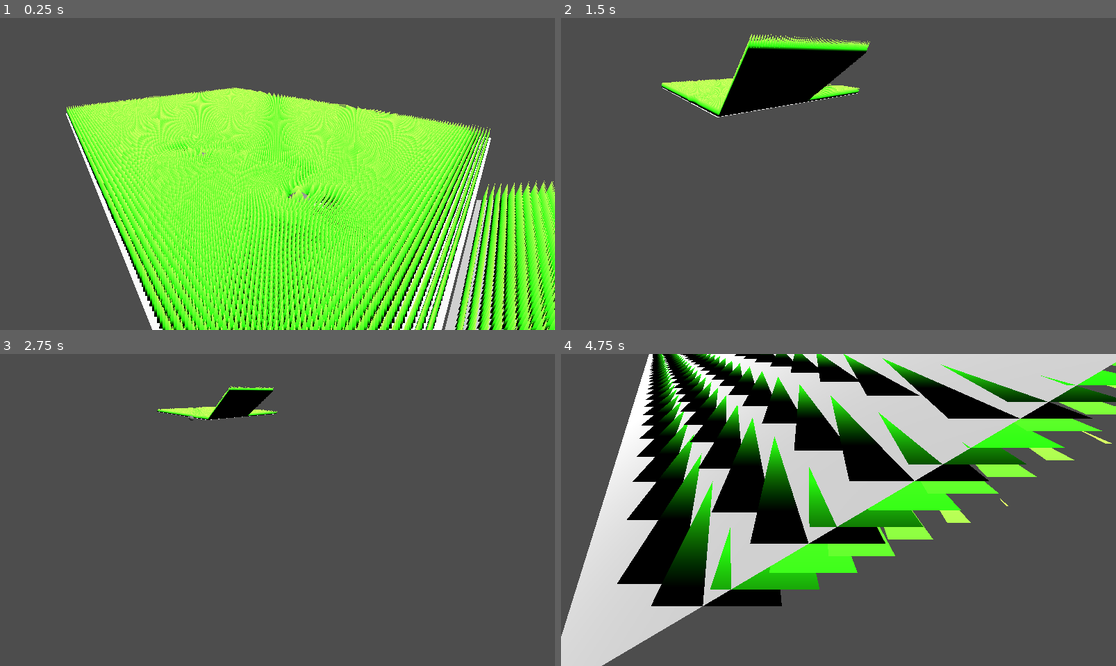
Above: before the commit, frames 1-4 (two rows, left to right).
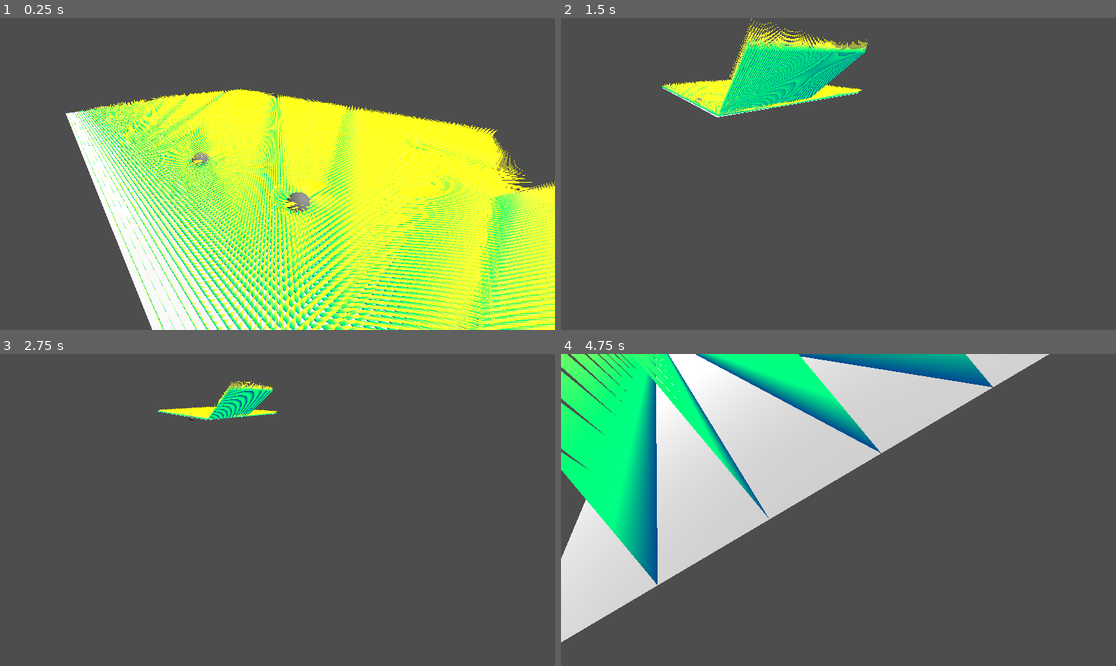
Above: after the commit, the same moments.

Repository: JuhisRasis/MultiInstancing-GrassShader
Game: Godot game, scene res://Scenes/GrassScene.tscn
Two runs of this game, one before a commit and one after it. Both use one fixed random seed, a clock stepped at 60 frames per second and the inputs below.
Inputs (mouse positions are in pixels of both pictures, inside the frame that each line leads up to):
- Up to frame 1 (0.25 s): no input
- Up to frame 2 (1.5 s): move the mouse to (960, 158) at 0.52 s; hold D (move_right) 0.53-1.28 s; tap Mouse wheel down (move_down) at 0.6 s; move the mouse to (727, 189) at 1.27 s; hold S (move_back) from 1.28 s (still down); tap Mouse wheel up (move_up) at 1.35 s
- Up to frame 3 (2.75 s): move the mouse to (333, 441) at 2.02 s; release S (move_back) at 2.03 s; hold D (move_right) from 2.03 s (still down); hold Right mouse button (ms5Down) from 2.03 s (still down)
- Up to frame 4 (4.75 s): move the mouse to (810, 572) at 2.77 s; release D (move_right) at 2.78 s; release Right mouse button (ms5Down) at 2.78 s; hold W (move_forward) 2.78-3.53 s; tap Mouse wheel down (move_down) at 2.85 s; tap Enter at 3.5 s; move the mouse to (1005, 556) at 3.52 s; hold A (move_left) from 3.53 s (still down); tap Mouse wheel up (move_up) at 3.6 s; tap Space at 4.25 s; move the mouse to (672, 463) at 4.27 s; right-click (672, 463) at 4.35 s

The runs differ from the first frame. In frame 1, 54% of the frame differs, in the area x 12-100%, y 22-100%; in frame 2, 5.5%; in frame 3, 1.1%; in frame 4, 53%.

Commit message:
WavyNoise&InterractionFixes

Diff:
--- a/Res/GrassScene.tres
+++ b/Res/GrassScene.tres
@@ -1,15 +1,18 @@
-[gd_resource type="ShaderMaterial" load_steps=2 format=3 uid="uid://dud2k6o0g1p02"]
+[gd_resource type="ShaderMaterial" load_steps=3 format=3 uid="uid://dud2k6o0g1p02"]
 
 [ext_resource type="Shader" uid="uid://b1qwntqbkpgen" path="res://Shaders/GrassStrandMultiple.gdshader" id="1_g6bl6"]
+[ext_resource type="Texture2D" uid="uid://cdq841do8mxb1" path="res://Res/5311-v4.jpg" id="2_hivl7"]
 
 [resource]
 render_priority = 0
 shader = ExtResource("1_g6bl6")
+shader_parameter/windNoiseTexture = ExtResource("2_hivl7")
+shader_parameter/noiseScale = 3.0
 shader_parameter/pushAwayFromPos = Vector2(2, 1)
-shader_parameter/color_scale = 0.015
-shader_parameter/color_grad_height = -0.455
-shader_parameter/top_color = Vector4(50, 255, 25, 0)
-shader_parameter/bot_color = Vector4(0, 0, 0, 0)
-shader_parameter/interaction_power = 5.0
-shader_parameter/interaction_radius = 2.0
+shader_parameter/color_scale = 0.09
+shader_parameter/color_grad_height = -0.635
+shader_parameter/top_color = Vector4(24.715, 75.805, -3.135, 0)
+shader_parameter/bot_color = Vector4(0.1, 5, 1.5, 0)
+shader_parameter/interaction_power = -6.335
+shader_parameter/interaction_radius = 2.115
 shader_parameter/objectPositions = PackedVector3Array(0, 0, 0, 0, 0, 0)
--- a/Scenes/GrassScene.tscn
+++ b/Scenes/GrassScene.tscn
@@ -42,7 +42,7 @@
 [node name="WindDirection" type="Node3D" parent="Spin"]
 transform = Transform3D(1, 0, 0, 0, 1, 0, 0, 0, 1, 0.1, 0, 0)
 
-[node name="MeshInstance3D" type="MeshInstance3D" parent="Spin/WindDirection" groups=["Otus"]]
+[node name="MeshInstance3D" type="MeshInstance3D" parent="Spin/WindDirection" groups=["Interactable"]]
 mesh = SubResource("SphereMesh_gukim")
 
 [node name="Spin" type="Node3D" parent="Spin"]
@@ -52,13 +52,13 @@
 [node name="WindDirection" type="Node3D" parent="Spin/Spin"]
 transform = Transform3D(1, 0, 0, 0, 1, 0, 0, 0, 1, 0.1, 0, 0)
 
-[node name="MeshInstance3D" type="MeshInstance3D" parent="Spin/Spin/WindDirection" groups=["Otus"]]
+[node name="MeshInstance3D" type="MeshInstance3D" parent="Spin/Spin/WindDirection" groups=["Interactable"]]
 mesh = SubResource("SphereMesh_gukim")
 
 [node name="Node3D" type="Node3D" parent="."]
 
 [node name="Terrain3" parent="Node3D" instance=ExtResource("3_8yva2")]
-transform = Transform3D(0.450333, -0.26, 0, 0.26, 0.450333, 0, 0, 0, 0.52, 1.94807, 0.527682, 0)
+transform = Transform3D(0.450333, -0.26, 0, 0.26, 0.450333, 0, 0, 0, 0.52, 1.93525, 0.527682, 0)
 
 [node name="extends MultiMeshInstance3Dfunc _ready()_# Create the multimesh_multimesh = MultiMesh_new()# Set the format …(495 unchanged characters)…
 transform = Transform3D(1.92308, 0, 0, 0, 1.92308, 0, 0, 0, 1.92308, 0, 0, 0)
--- a/Scripts/FindGrassInteractableObjects.gd
+++ b/Scripts/FindGrassInteractableObjects.gd
@@ -7,17 +7,15 @@
 
 func _ready() -> void:
 
-	for i in get_tree().get_nodes_in_group("Otus"):
+	for i in get_tree().get_nodes_in_group("Interactable"):
 		positionsArray.push_back(i.global_position)
-		#.ShaderMaterial.set_shader_parameter("objectPositions", self.position)
-	print("a" + str(get_tree().get_nodes_in_group("Otus")))
+	print("a" + str(get_tree().get_nodes_in_group("Interactable")))
 
-	#.ShaderMaterial.set_shader_parameter("objectPositions", self.position)
 	pass
 
 func _process(delta: float) -> void:
 	var i2 = 0;
-	for i in get_tree().get_nodes_in_group("Otus"):
+	for i in get_tree().get_nodes_in_group("Interactable"):
 		positionsArray[i2] = i.global_position
 
 		i2 += 1
--- a/Scripts/MultiMeshGrassInstantiation.gd
+++ b/Scripts/MultiMeshGrassInstantiation.gd
@@ -3,6 +3,7 @@
 @export var shader : ShaderMaterial
 @export var ObjectToBeInstantiated : Mesh
 
+var windSwayScale = 0.5
 var meshVertAmount
 var meshFaces
 var globalPos
@@ -14,7 +15,7 @@
 var positionsArray = PackedVector3Array([])
 
 func _ready():
-	for i in get_tree().get_nodes_in_group("Otus"):
+	for i in get_tree().get_nodes_in_group("Interactable"):
 		positionsArray.push_back(i.global_position)
 
 	terrainMesh = terrain.get_child(0).get_mesh()
@@ -41,9 +42,9 @@
 
 func _process(delta: float):
 	t += 0.01
-	RenderingServer.global_shader_parameter_set("swayDirection", Vector2(sin(t), sin(t)))
+	RenderingServer.global_shader_parameter_set("windDirection", Vector2(sin(t* windSwayScale)* windSwayScale, sin(t* windSwayScale)* windSwayScale))
 	var i2 = 0;
-	for i in get_tree().get_nodes_in_group("Otus"):
+	for i in get_tree().get_nodes_in_group("Interactable"):
 		positionsArray[i2] = i.global_position
 		i2 += 1
 	shader.set_shader_parameter("objectPositions", positionsArray)
--- a/Scripts/wind_direction.gd
+++ b/Scripts/wind_direction.gd
@@ -5,6 +5,6 @@
 	var rotation_amount = 0.01
 	# Rotate the transform around the X axis by 0.1 radians.
 	transform.basis = Basis(axis, rotation_amount) * transform.basis
-	vec2XZ = Vector2(get_child(0).global_position.x, get_child(0).global_position.z)
-	RenderingServer.global_shader_parameter_set("swayDirection", vec2XZ)
+	#vec2XZ = Vector2(.1, .2)
+	#RenderingServer.global_shader_parameter_set("windDirection", vec2XZ)
 	pass
--- a/Shaders/GrassStrandMultiple.gdshader
+++ b/Shaders/GrassStrandMultiple.gdshader
@@ -1,6 +1,9 @@
 shader_type spatial;
-global uniform vec2 swayDirection = vec2(2,1); //ReadOnly
-varying vec3 windDireaction;
+global uniform vec2 windDirection = vec2(2,1); //ReadOnly
+varying vec3 _windDirection;
+uniform sampler2D windNoiseTexture;
+varying vec2 tex_position;
+uniform float noiseScale = 0.5;
 
 uniform vec2 pushAwayFromPos = vec2(0,0);
 //render_mode world_vertex_coords;
@@ -13,6 +16,7 @@
 varying vec3 player_position;
 uniform float interaction_power = 1;
 uniform float interaction_radius = 1.;
+
 uniform vec3 objectPositions[2]; //Read-Only
 varying vec3 _objectPositions[2];  //
 void vertex() {
@@ -27,40 +31,49 @@
 		direction_to_object.y = 0.0;
 		direction_to_object = normalize(direction_to_object);
 		float distance_to_object = distance(_objectPositions[i], world_vertex);
-		float interaction_strength = smoothstep(.6, 0.0, distance_to_object);
+		float interaction_strength = smoothstep(.6, 0.0, distance_to_object * interaction_radius);
 		direction_to_object = (vec4(direction_to_object, 1.0) * MODEL_MATRIX).xyz;
 		VERTEX += direction_to_object * interaction_strength * interaction_power  * (4.0 - UV.y);
 		VERTEX += direction_to_object * interaction_strength * VERTEX.y * (25.0- UV.y);
 	}
-	windDireaction = vec3(swayDirection.x, 1, swayDirection.y);
-	windDireaction = normalize(windDireaction);
+	_windDirection = vec3(windDirection.x, 1, windDirection.y);
+	//_windDirection = normalize(_windDirection);
+
 
 	vec4 localPosition = vec4(VERTEX, 1.);
+
 	vec4 worldPosition = MODEL_MATRIX * localPosition;
 
 	vec4 viewPosition = VIEW_MATRIX * worldPosition;
 	vec4 projectedPosition = PROJECTION_MATRIX * viewPosition; //either orthographic or perspective
 	vec4 gl_Position = projectedPosition;
-	VERTEX = vec3(localPosition.x + sin(TIME)* windDireaction.x * localPosition.y, VERTEX.y, localPosition.z + sin(TIME)* windDireaction.y  * localPosition.y);
-	vert = vec3(localPosition.x,localPosition.y,localPosition.z);
+
+	tex_position = gl_Position.xz / 2.0 + 0.5;
+  	float height = texture(windNoiseTexture, tex_position).x;
+  	//VERTEX = 1. + VERTEX.y * height * noiseScale;
+
+
+	VERTEX = vec3(localPosition.x + sin(TIME)* _windDirection.x * localPosition.y, VERTEX.y, localPosition.z * _windDirection.y  * localPosition.y);
+	VERTEX = vec3(VERTEX.x + VERTEX.y * height * noiseScale,VERTEX.y,VERTEX.z);
+
 
 	// Transform the direction vector from world space back to model space
-
-	MODELVIEW_MATRIX = VIEW_MATRIX * mat4(INV_VIEW_MATRIX[0], INV_VIEW_MATRIX[1], INV_VIEW_MATRIX[2], MODEL_MATRIX[3]);
-	MODELVIEW_MATRIX = MODELVIEW_MATRIX * mat4(vec4(length(MODEL_MATRIX[0].xyz), 0.0, 0.0, 0.0), vec4(0.0, length(MODEL_MATRIX[1].xyz), 0.0, 0.0), vec4(0.0, 0.0, length(MODEL_MATRIX[2].xyz), 0.0), vec4(0.0, 0.0, 0.0, 1.0));
+	vert = vec3(localPosition.x,localPosition.y,localPosition.z);
+	//MODELVIEW_MATRIX = VIEW_MATRIX * mat4(INV_VIEW_MATRIX[0], INV_VIEW_MATRIX[1], INV_VIEW_MATRIX[2], MODEL_MATRIX[3]);
+	//MODELVIEW_MATRIX = MODELVIEW_MATRIX * mat4(vec4(length(MODEL_MATRIX[0].xyz), 0.0, 0.0, 0.0), vec4(0.0, length(MODEL_MATRIX[1].xyz), 0.0, 0.0), vec4(0.0, 0.0, length(MODEL_MATRIX[2].xyz), 0.0), vec4(0.0, 0.0, 0.0, 1.0));
 }
 
 void fragment() {
 
 	//ALBEDO = vec3(.3 *VERTEX.x,1,.3*VERTEX.z);
 	ALBEDO = mix(bot_color,top_color,(vert.y+color_grad_height)*color_scale).xyz;
-	//ALBEDO = -VERTEX;
+	//ALBEDO = vec3(0,1,0);
 
 	//NORMAL *= FRONT_FACING ? 1.0 : -1.0;
 
 }
 
-//void light() {
+void light() {
 //	// Called for every pixel for every light affecting the material.
 //	// Uncomment to replace the default light processing function with this one.
-//}
+}
--- a/project.godot
+++ b/project.godot
@@ -10,7 +10,7 @@
 
 [application]
 
-config/name="Something"
+config/name="GrassShader"
 run/main_scene="uid://cjy3f3chqeojw"
 config/features=PackedStringArray("4.4")
 
@@ -24,13 +24,7 @@
 
 [global_group]
 
-TaskManager=""
-JsonParser=""
-ItemSpawnerProgressBar=""
-Otus=""
-Persist=""
-Enemy=""
-Ally=""
+Interactable=""
 
 [input]
 
@@ -92,11 +86,11 @@
 
 [shader_globals]
 
-swayDirection={
-"type": "vec2",
-"value": Vector2(1, 2)
-}
 InteractableObjects={
 "type": "sampler2DArray",
 "value": "res://new_texture_2d_array.tres"
 }
+windDirection={
+"type": "vec2",
+"value": Vector2(0.2, 0.1)
+}
Binary file added: Res/5311-v4.jpg
Not shown, added: Res/5311-v4.jpg.import
Binary file added: Res/pngtree-gradient-lines-in-handdrawn-wavy-ripples-seamless-vector-pattern-in-black-and-white-vector-png-image_23333262.jpg
Not shown, added: Res/pngtree-gradient-lines-in-handdrawn-wavy-ripples-seamless-vector-pattern-in-black-and-white-vector-png-image_23333262.jpg.import
